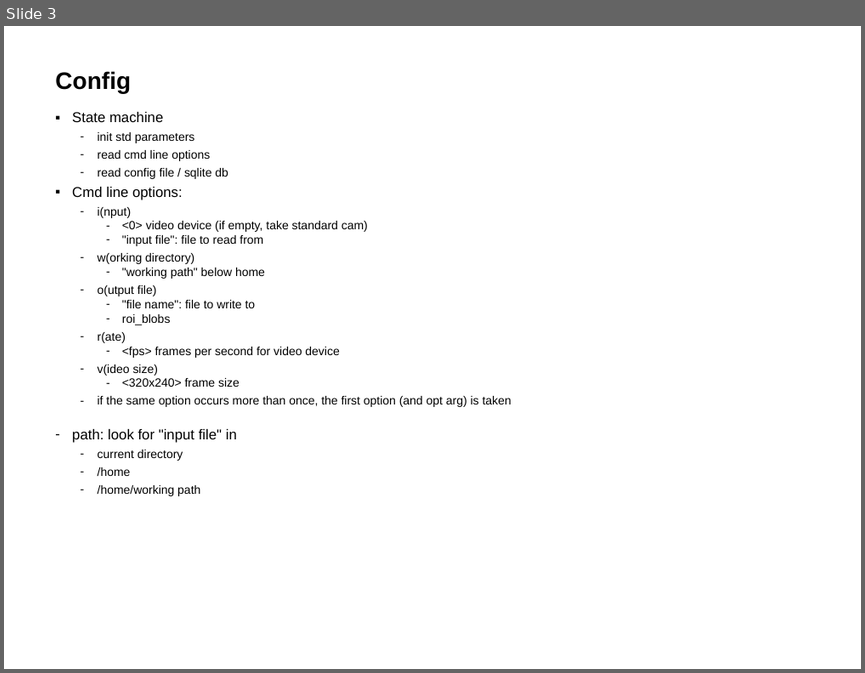
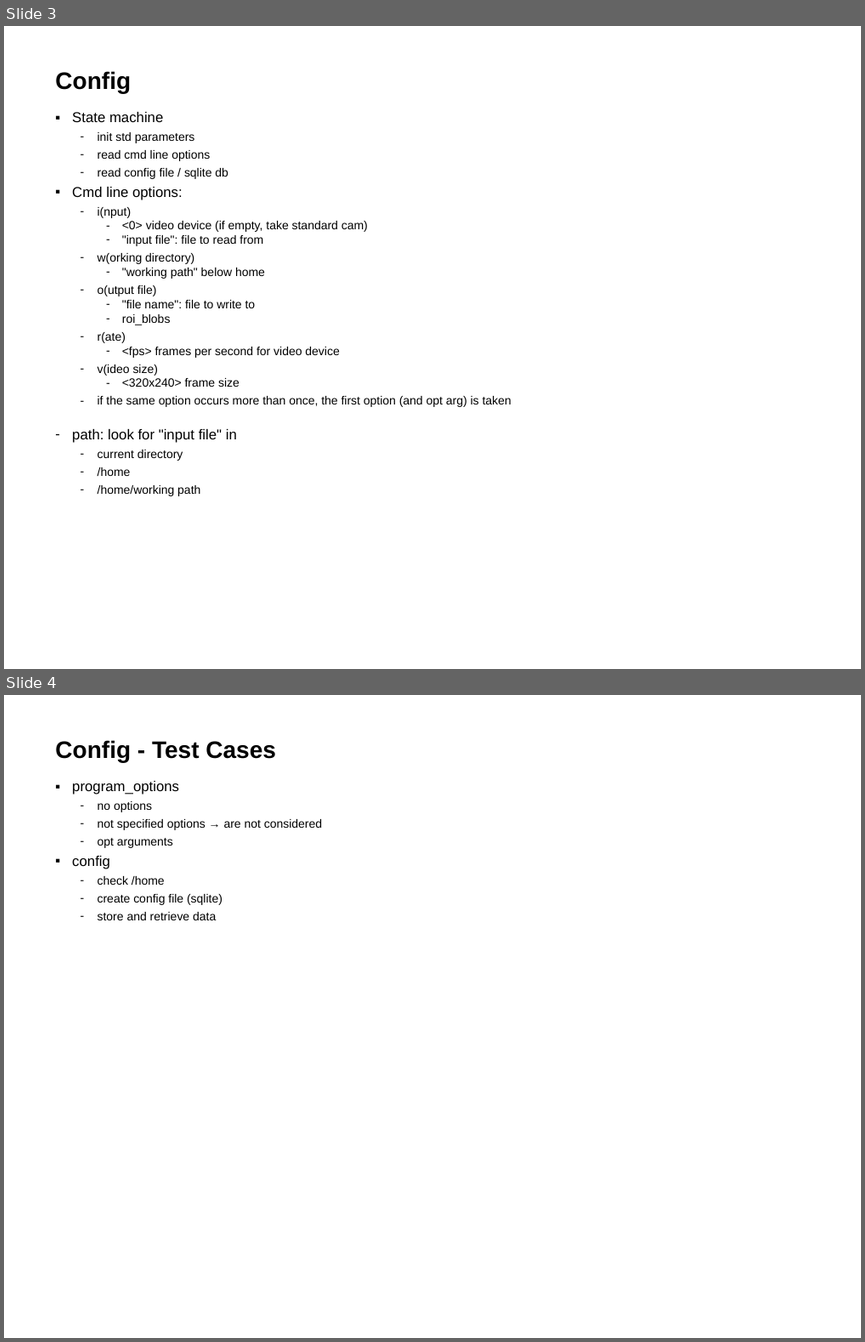
Before and after one commit to HwyToHell/CarCount, a slide deck: MotionDetection+ObjectTrackingV4.pptx. Shown one above the other, each under a label of ours: slide 3 before the commit, slides 3 and 4 after it. The pictures are 865x673 and 865x1342 pixels, drawn with LibreOffice and Linux fonts; fonts in the diff are those of the drawing. Boxes give left, top, right and bottom in pixels: in the first picture for what was removed or moved away, otherwise in the second. Text is boxed around its words. In the diff, an @@ line names an element or a change of style, - is before the commit and + after.

```diff
--- a/MotionDetection+ObjectTrackingV4.pptx
+++ b/MotionDetection+ObjectTrackingV4.pptx
@@ slide 4 added at (4,695,861,1338), background #FFFFFF @@
@@ title added at (55,740,276,762), 20 pt, text #000000, bold @@
+Config - Test Cases
@@ text added at (72,781,322,920), 10 pt, text #000000 @@
+▪ program_options
+  – no options
+  – not specified options → are not considered
+  – opt arguments
+▪ config
+  – check /home
+  – create config file (sqlite)
+  – store and retrieve data
```
Also in this commit, not shown: 1 other slide added, 10 other files.
